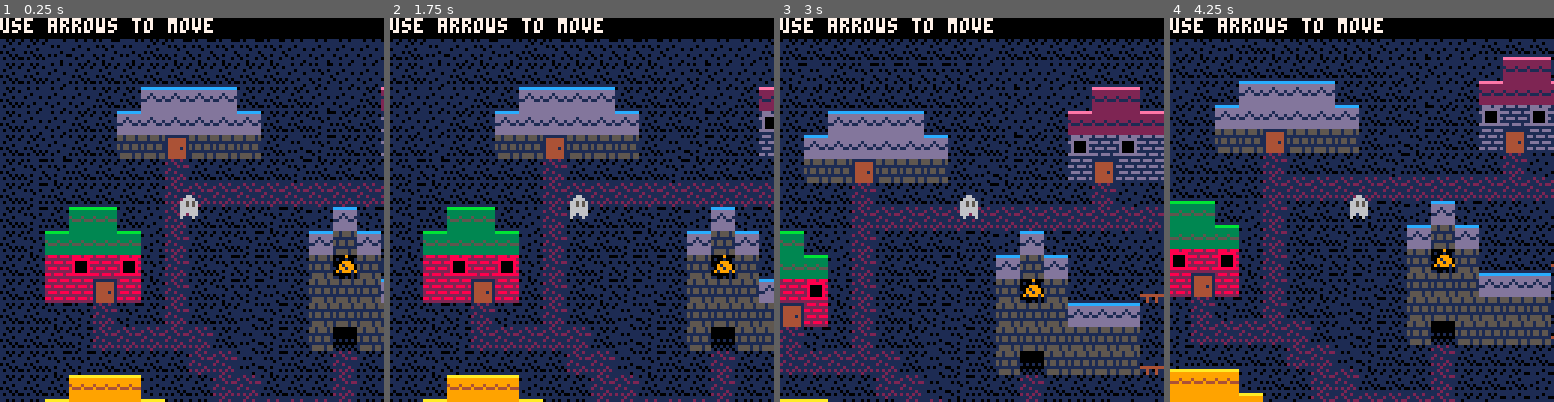
Above: before the commit, frames 1-4 (left to right).
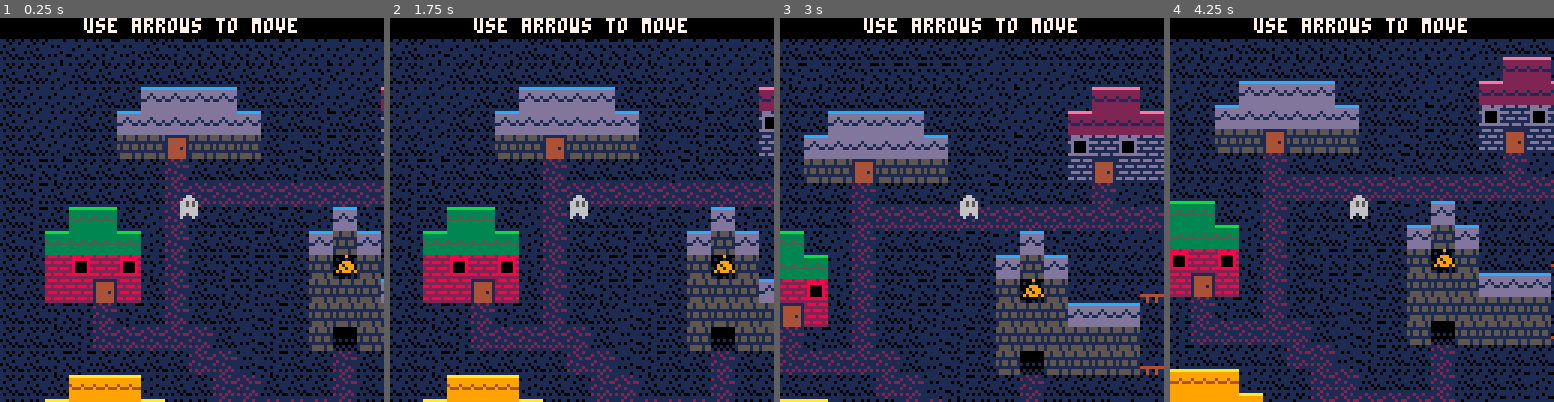
Above: after the commit, the same moments.

Repository: codeartisticninja/ldjam38
Game: PICO-8 cartridge ldjam.p8
The game is run twice, just before and just after one commit, with the same random seed, the same clock (stepped at 60 frames per second) and the same inputs.
Inputs:
- Up to frame 1 (0.25 s): no input
- Up to frame 2 (1.75 s): tap O (Z key) at 0.7, 1.7 s; hold Right from 1.6 s (still down)
- Up to frame 3 (3 s): release Right at 2.1 s; tap O (Z key) at 2.1, 2.5, 2.9 s; hold Up 2.15-2.42 s; hold Right from 2.47 s (still down)
- Up to frame 4 (4.25 s): release Right at 3.03 s; hold Left 3.08-3.58 s; tap O (Z key) at 3.3, 3.7, 4.1 s; hold Down 3.63-3.97 s; hold Right from 4.02 s (still down)

The runs differ from the first frame. In frame 1, 1.2% of the frame differs, in the area x 0-78%, y 0-4%; in frame 2, 1.2%; in frame 3, 1.2%; in frame 4, 1.2%.

Commit message:
center help text

Diff:
--- a/ldjam.p8
+++ b/ldjam.p8
@@ -339,7 +339,7 @@
 	if levels[currentlevel].help then
 		camera(0,0)
 		rectfill(0,0,128,6,0)
-		print(levels[currentlevel].help, 0, 0, 7)
+		print(centertxt(levels[currentlevel].help, 32), 0, 0, 7)
 	end
 	camera(cam.x ,cam.y)
 	if (player.state == 1) then
@@ -517,6 +517,14 @@
  return word
 end
 
+function centertxt(txt, w)
+	while #txt < w do
+		txt = txt .. " "
+		txt = " " .. txt
+	end
+	return txt
+end
+
 function drawdiabox()
 	camera(0,0)
 	rectfill(0, 95, 127, 127, 0)
Not shown, changed: 129 lines of the sprite sheet (__gfx__) section of ldjam.p8
Not shown, changed: the thumbnail (__label__) section of ldjam.p8
